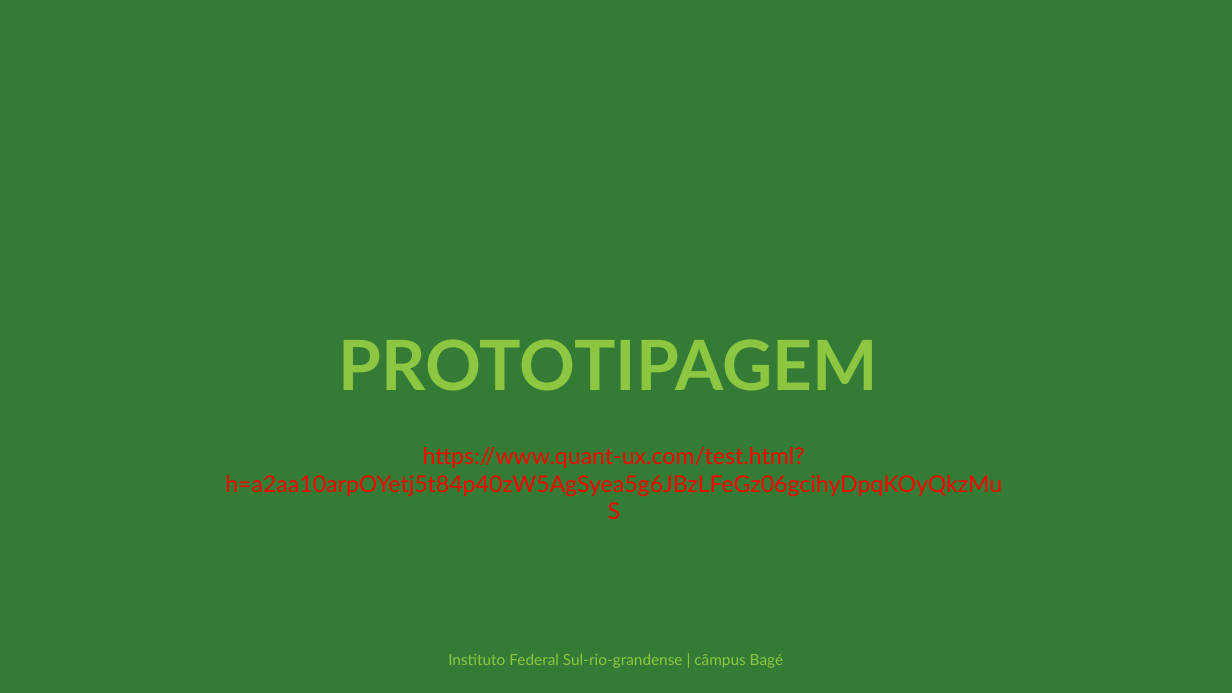
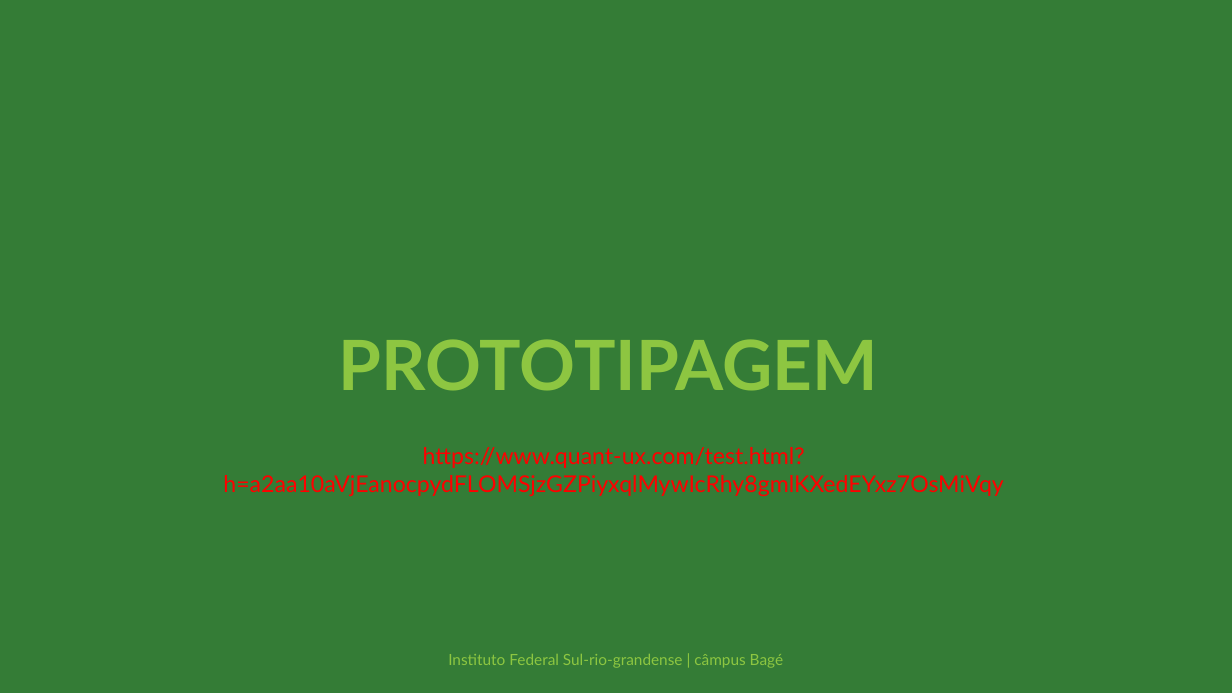
Before and after one commit to MegaRfenixXD/TCCBackToThePampa, a slide deck: slide 6 of DocumentosTCC/SlidePrototipagem.pptx. Drawn at 1232x693 pixels with LibreOffice and Linux fonts; fonts in the diff are those of the drawing; grey boxes stand for pictures. Boxes give left, top, right and bottom in pixels: in the first picture for what was removed or moved away, otherwise in the second. Text is boxed around its words. In the diff, an @@ line names an element or a change of style, - is before the commit and + after.

```diff
--- a/DocumentosTCC/SlidePrototipagem.pptx
+++ b/DocumentosTCC/SlidePrototipagem.pptx
@@ text at (x1=223, y1=447, x2=1003, y2=497): text changed @@
-https://www.quant-ux.com/test.html?h=a2aa10arpOYetj5t84p40zW5AgSyea5g6JBzLFeGz06gcihyDpqKOyQkzMuS
+https://www.quant-ux.com/test.html?h=a2aa10aVjEanocpydFLOMSjzGZPiyxqlMywIcRhy8gmlKXedEYxz7OsMiVqy
```
Also in this commit, not shown: 2 other slides changed, 1 other file.
